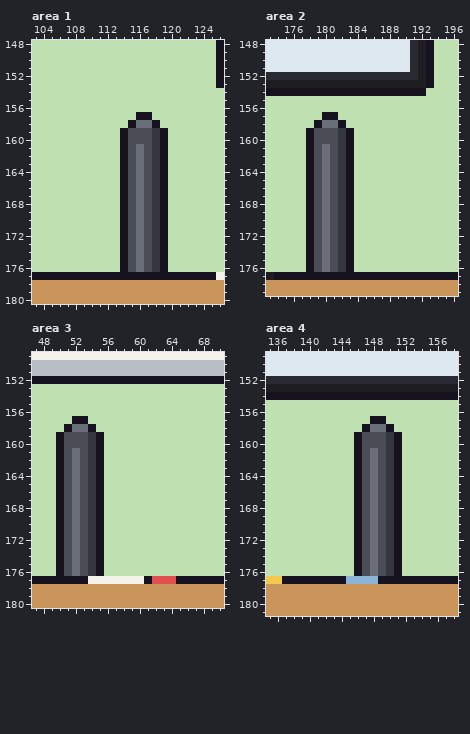
File history of a pixel-art file, office/conference.aseprite. Above: the version before the commit.
320x320 pixels, 1 frame. Colours within 5 levels of each other are drawn and written as one. Shown: area 1: x 103..126, y 148..180; area 2: x 173..196, y 148..179; area 3: x 47..70, y 149..180; area 4: x 135..158, y 149..181. The commit also changed other parts of the picture, which this record leaves out.
The same view after the edit:
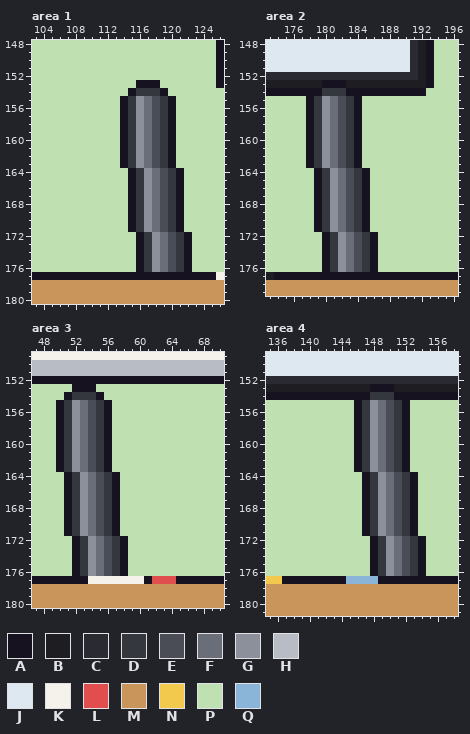
Palette (. is transparent): A #17121f  B #1e1e22  C #2a2a33  D #35373e  E #4a4d55  F #6a6e78  G #8c909a  H #b8bcc4  J #dde8f0  K #f4f2ea  L #e04e4e  M #c9955a  N #f2c94c  P #bfe0b0  Q #8ab4d8
What changed:
Area 1, layer "ChairsBack":
y 153: x 116..118 PPP -> AAA
y 154: x 115..119 PPPPP -> ADDDA
y 155..156: x 114..120 PPPPPPP -> ADGFEDA
y 157: x 114..120 PPAAPPP -> ADGFEDA
y 158: x 114..116 PAF -> ADG; x 118..120 APP -> EDA
y 159..160: x 115..120 EEEDAP -> DGFEDA
y 161..163: x 115..120 EFEDAP -> DGFEDA
y 164..171: x 114..121 AEFEDAPP -> PADGFEDA
y 172..176: x 114..122 AEFEDAPPP -> PPADGFEDA
Area 2, layer "ChairsBack":
y 153: x 180..182 BBB -> AAA
y 154: x 180..182 AAA -> DDD
y 155..156: x 178..184 PPPPPPP -> ADGFEDA
y 157: x 178..184 PPAAPPP -> ADGFEDA
y 158: x 178..180 PAF -> ADG; x 182..184 APP -> EDA
y 159..160: x 179..184 EEEDAP -> DGFEDA
y 161..163: x 179..184 EFEDAP -> DGFEDA
y 164..171: x 178..185 AEFEDAPP -> PADGFEDA
y 172..176: x 178..186 AEFEDAPPP -> PPADGFEDA
Area 3, layer "ChairsBack":
y 153: x 52..54 PPP -> AAA
y 154: x 51..55 PPPPP -> ADDDA
y 155..156: x 50..56 PPPPPPP -> ADGFEDA
y 157: x 50..56 PPAAPPP -> ADGFEDA
y 158: x 50..52 PAF -> ADG; x 54..56 APP -> EDA
y 159..160: x 51..56 EEEDAP -> DGFEDA
y 161..163: x 51..56 EFEDAP -> DGFEDA
y 164..171: x 50..57 AEFEDAPP -> PADGFEDA
y 172..176: x 50..58 AEFEDAPPP -> PPADGFEDA
Area 4, layer "ChairsBack":
y 153: x 148..150 BBB -> AAA
y 154: x 148..150 AAA -> DDD
y 155..156: x 146..152 PPPPPPP -> ADGFEDA
y 157: x 146..152 PPAAPPP -> ADGFEDA
y 158: x 146..148 PAF -> ADG; x 150..152 APP -> EDA
y 159..160: x 147..152 EEEDAP -> DGFEDA
y 161..163: x 147..152 EFEDAP -> DGFEDA
y 164..171: x 146..153 AEFEDAPP -> PADGFEDA
y 172..176: x 146..154 AEFEDAPPP -> PPADGFEDA
Changed places in both pictures, as pixel boxes (x1, y1, x2, y2):
changed: (120, 80, 192, 272)
changed: (306, 80, 378, 272)
changed: (56, 384, 128, 576)
changed: (354, 384, 426, 576)
